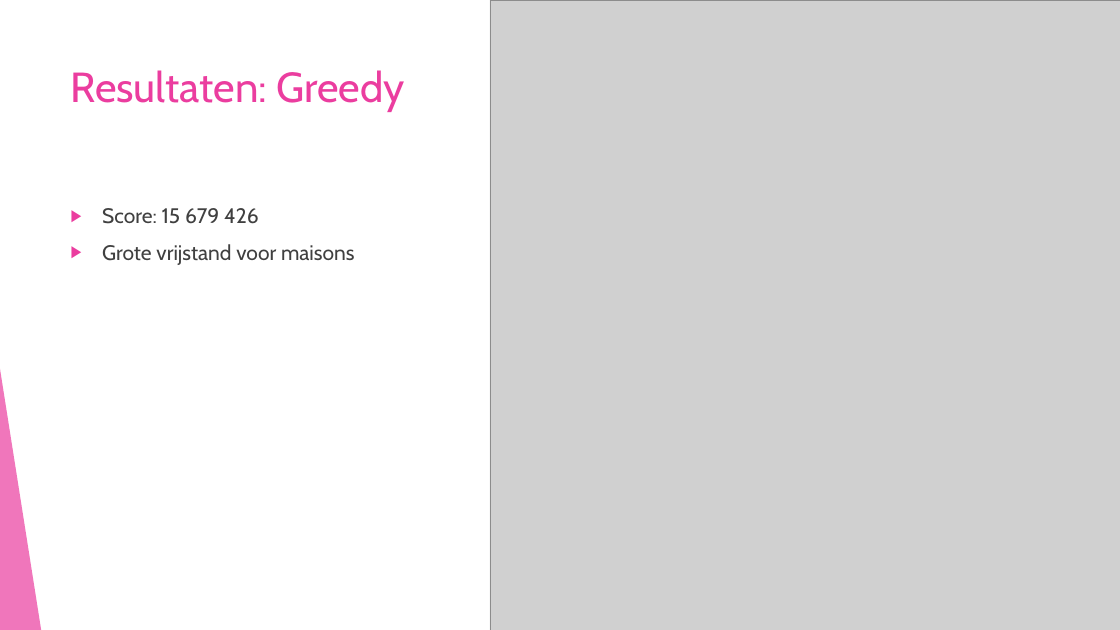
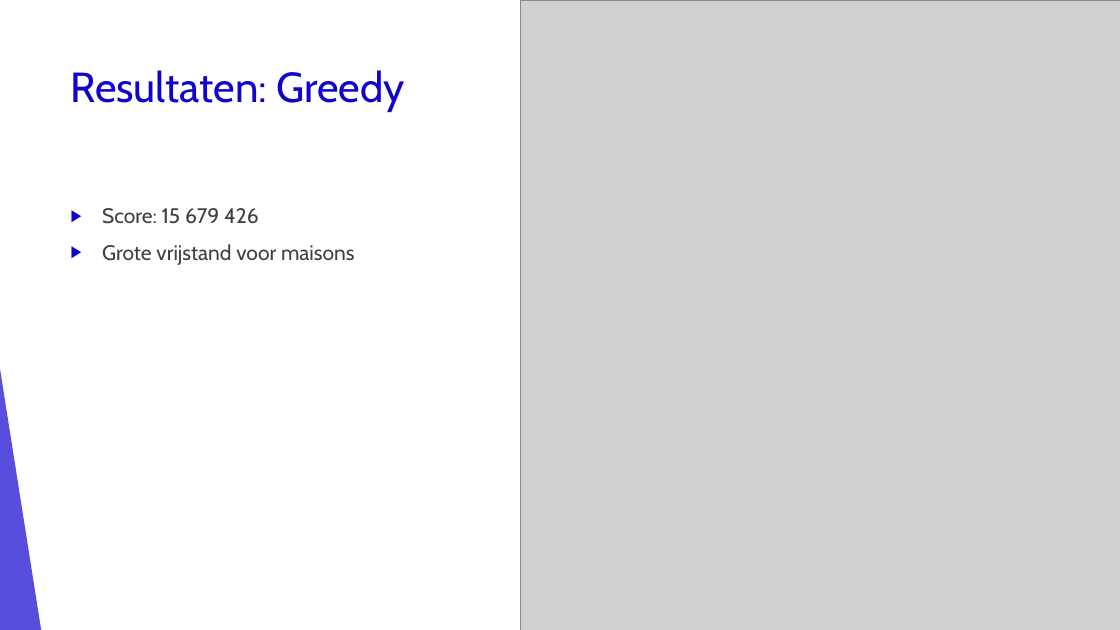
Before and after one commit to corne12345/Lekker-oke-, a slide deck: slide 9 of Eindpresentatie/Amstelhage eindpresentatie.pptx. Drawn at 1120x630 pixels with LibreOffice and Linux fonts; fonts in the diff are those of the drawing; grey boxes stand for pictures. Boxes give left, top, right and bottom in pixels: in the first picture for what was removed or moved away, otherwise in the second. Text is boxed around its words. In the diff, an @@ line names an element or a change of style, - is before the commit and + after.

```diff
--- a/Eindpresentatie/Amstelhage eindpresentatie.pptx
+++ b/Eindpresentatie/Amstelhage eindpresentatie.pptx
@@ picture: place and size @@
-picture at [490,0,1120,630]
+picture at [521,0,1120,630]
@@ title "Resultaten: Greedy" at [71,70,405,112]: text colour #EB3D9F to #1103CF @@
@@ text "Score: 15 679 426" at [102,208,355,265]: bullet colour #EB3D9F to #1103CF @@
@@ triangle at [0,369,41,630]: fill #EB3D9F at 70% opacity to #1103CF at 70% opacity @@
```
Also in this commit, not shown: 12 other slides changed, 1 slide added.
